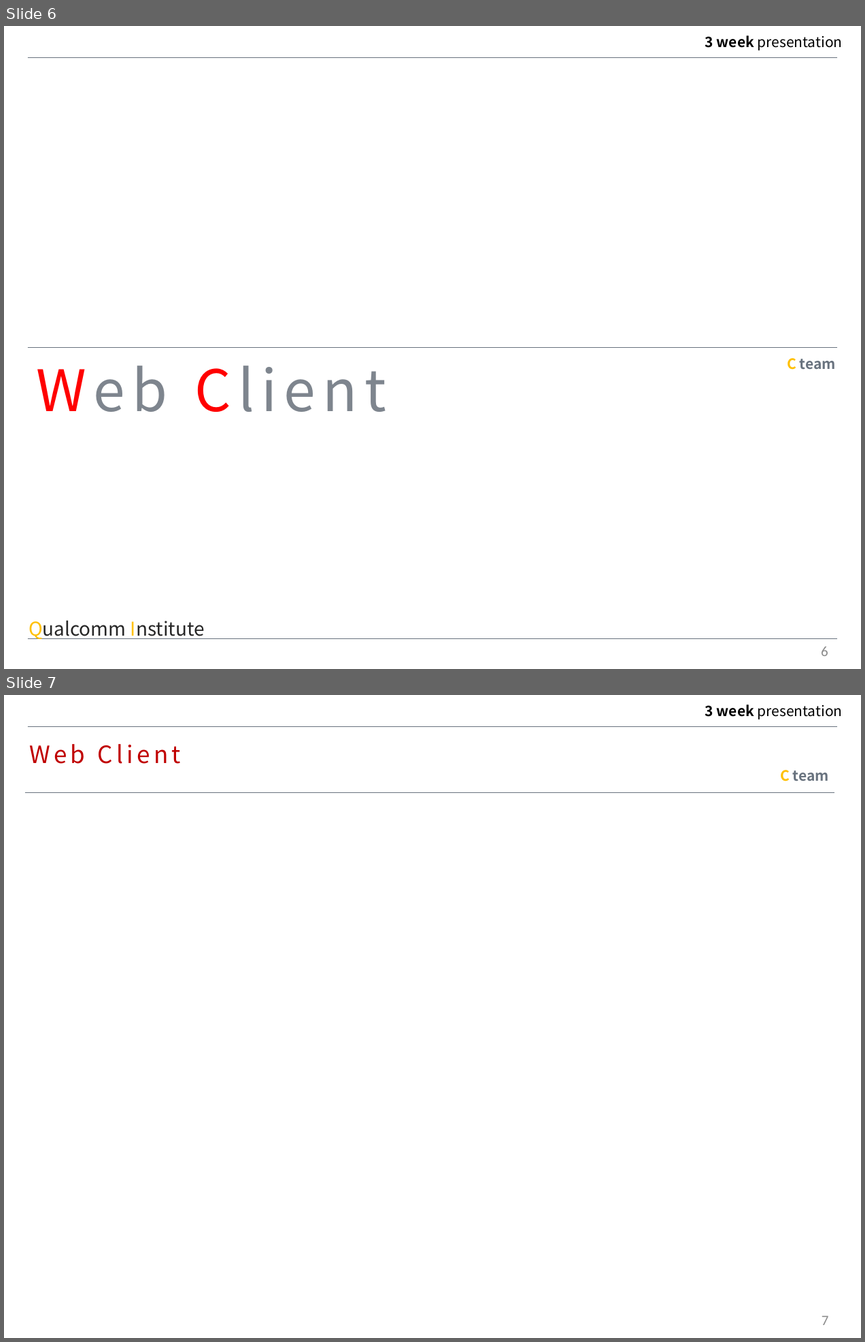
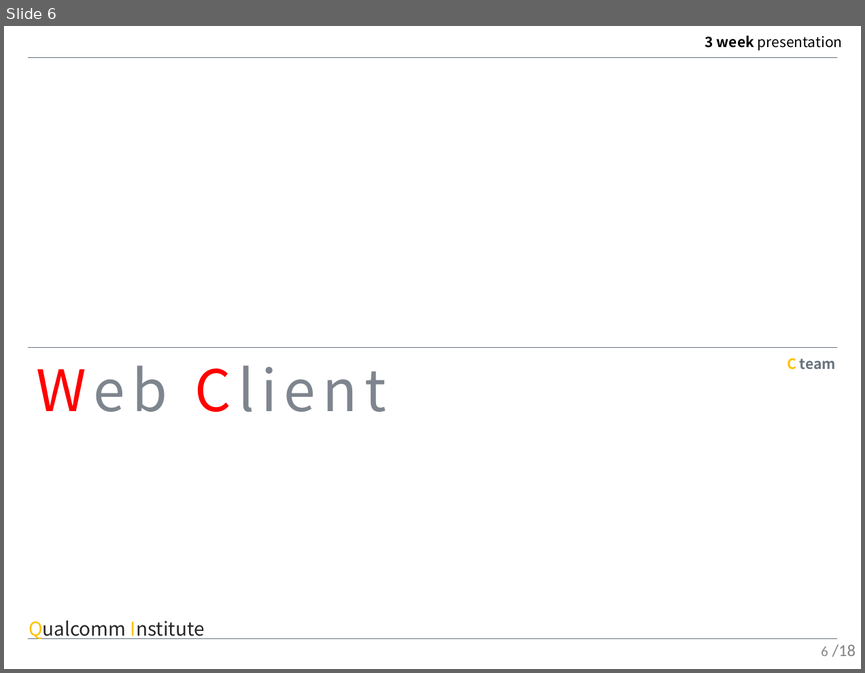
Before and after one commit to MAENGSOOHOON/summer2017IoT, a slide deck: 3week/ppt/3week.pptx. Shown one above the other, each under a label of ours: slides 6 and 7 before the commit, slide 6 after it. The pictures are 865x1342 and 865x673 pixels, drawn with LibreOffice and Linux fonts; fonts in the diff are those of the drawing. Boxes give left, top, right and bottom in pixels: in the first picture for what was removed or moved away, otherwise in the second. Text is boxed around its words. In the diff, an @@ line names an element or a change of style, - is before the commit and + after.

```diff
--- a/3week/ppt/3week.pptx
+++ b/3week/ppt/3week.pptx
@@ slide 7 removed at (4, 695, 861, 1338), background #FFFFFF; not listed: 2 template elements that a slide beside it also shows @@
@@ text removed at (29, 744, 181, 764) @@
-Web Client
@@ text removed at (780, 770, 829, 781) @@
-C team
@@ line removed from (24, 793) to (834, 793) @@
@@ page number removed at (821, 1315, 829, 1325) @@
-7
@@ slide 6 changed as well @@
@@ text added at (832, 644, 855, 656), 14 pt, text #808080 @@
+/18
```
Also in this commit, not shown: 6 other slides changed, 11 slides added, 4 other slides removed, 2 other files.
